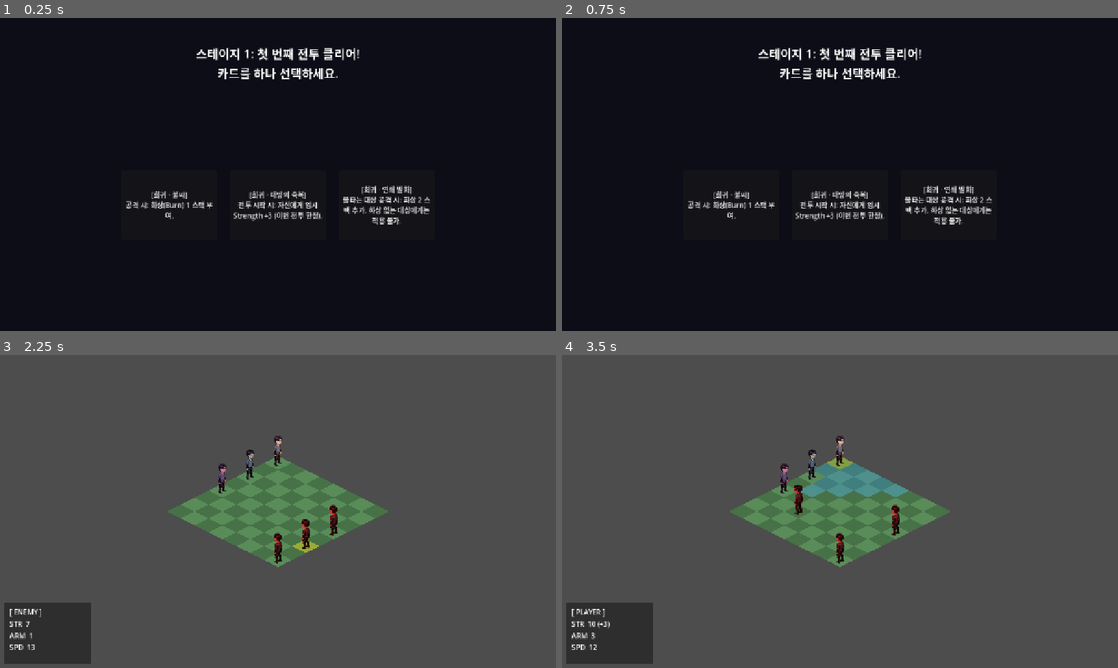
Above: before the commit, frames 1-4 (two rows, left to right).
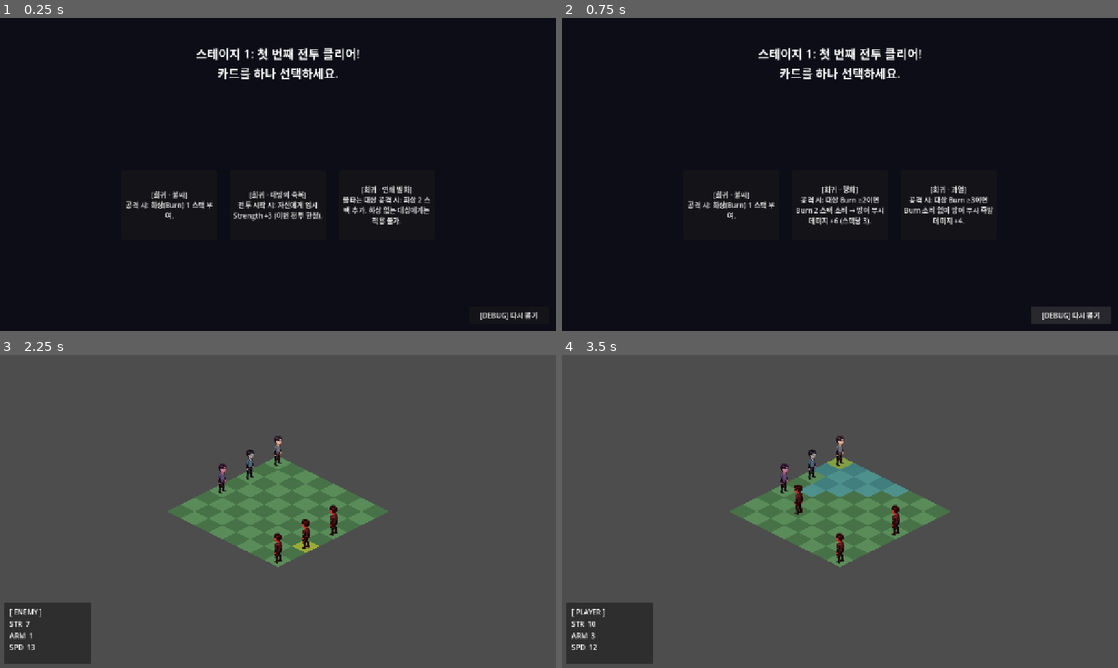
Above: after the commit, the same moments.

Repository: Booldon/iso-srpg
Game: Godot game, scene res://scenes/world/boon_screen.tscn
Same seed, same stepped clock (60 frames per second), same inputs: the game is played once before the commit and once after it. This scene is started directly instead of the project's main scene.
Inputs (mouse positions are in pixels of both pictures, inside the frame that each line leads up to):
- Up to frame 1 (0.25 s): no input
- Up to frame 2 (0.75 s): click (1073, 315) at 0.5 s, where only the run after the commit has a clickable "[DEBUG] 다시 뽑기"
- Up to frame 3 (2.25 s): click (278, 542) at 1.25 s, where only the run before the commit has a clickable "[희귀 · 태양의 축복] 전투 시작 시: 자신에게 임…"; click "전투 시작" at 2 s
- Up to frame 4 (3.5 s): tap Enter at 2.75 s; move the mouse to (962, 495) at 2.77 s; click (962, 495) at 2.92 s

The runs differ from the first frame. In frame 1, 0.2% of the frame differs, in the area x 86-97%, y 94-97%; in frame 2, 2.5%, in the area x 42-99%, y 53-98%; in frame 3, less than 0.1%; in frame 4, less than 0.1%.

Commit message:
feat(step:5/debug): [DEBUG] 다시 뽑기 button on card selection screen
was:  verifying Epic draw required backing out to debug menu and re-launching
      the scenario each time (fresh RNG seed each launch)
now:  OS.is_debug_build() injects a bottom-right button that re-runs
      roll_tier + draw in-place; card list clears and rebuilds instantly
      without leaving the screen — same owned_ids and config, new RNG roll

Co-Authored-By: Claude Opus 4.8 <noreply@anthropic.com>

Diff:
--- a/scripts/world/boon_screen.gd
+++ b/scripts/world/boon_screen.gd
@@ -18,12 +18,32 @@
 	var sd := GameState.current_stage_data()
 	_header.text = "%s 클리어!\n카드를 하나 선택하세요." % (sd.title if sd else "스테이지")
 
+	_roll_and_build()
+
+	if OS.is_debug_build():
+		_add_debug_reload_button()
+
+
+func _roll_and_build() -> void:
+	for child in _cards.get_children():
+		child.queue_free()
 	var pool  := _load_card_pool()
 	var owned := _owned_card_ids()
 	var tier  := CardDraw.roll_tier(CONFIG, GameState.stages_since_rare, _rng)
 	var picks := CardDraw.draw(CONFIG, pool, tier, owned, _rng)
+	_build_cards(picks)
 
-	_build_cards(picks)
+
+func _add_debug_reload_button() -> void:
+	var btn := Button.new()
+	btn.text = "[DEBUG] 다시 뽑기"
+	btn.set_anchors_preset(Control.PRESET_BOTTOM_RIGHT)
+	btn.offset_left  = -200.0
+	btn.offset_top   = -56.0
+	btn.offset_right = -16.0
+	btn.offset_bottom = -16.0
+	btn.pressed.connect(_roll_and_build)
+	add_child(btn)
 
 
 # 전체 카드 풀 로드 (data/cards/ 디렉토리 스캔)
